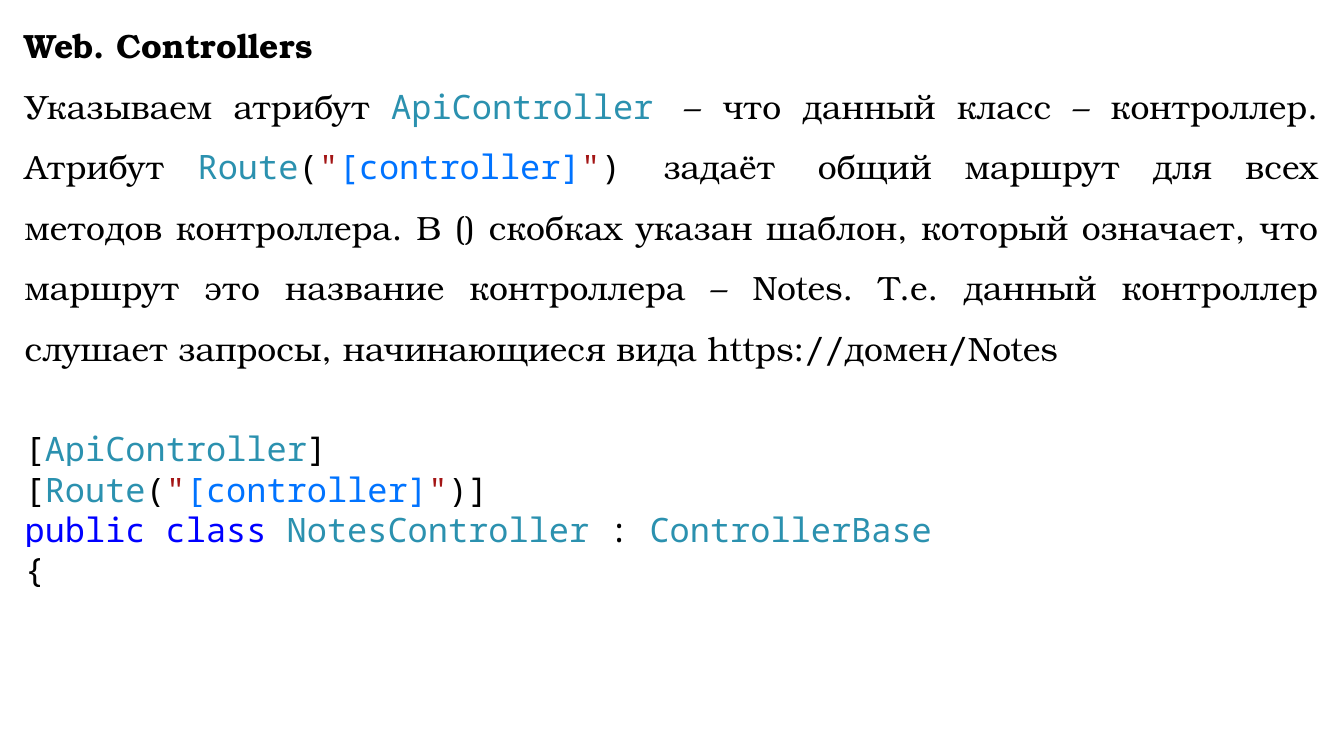
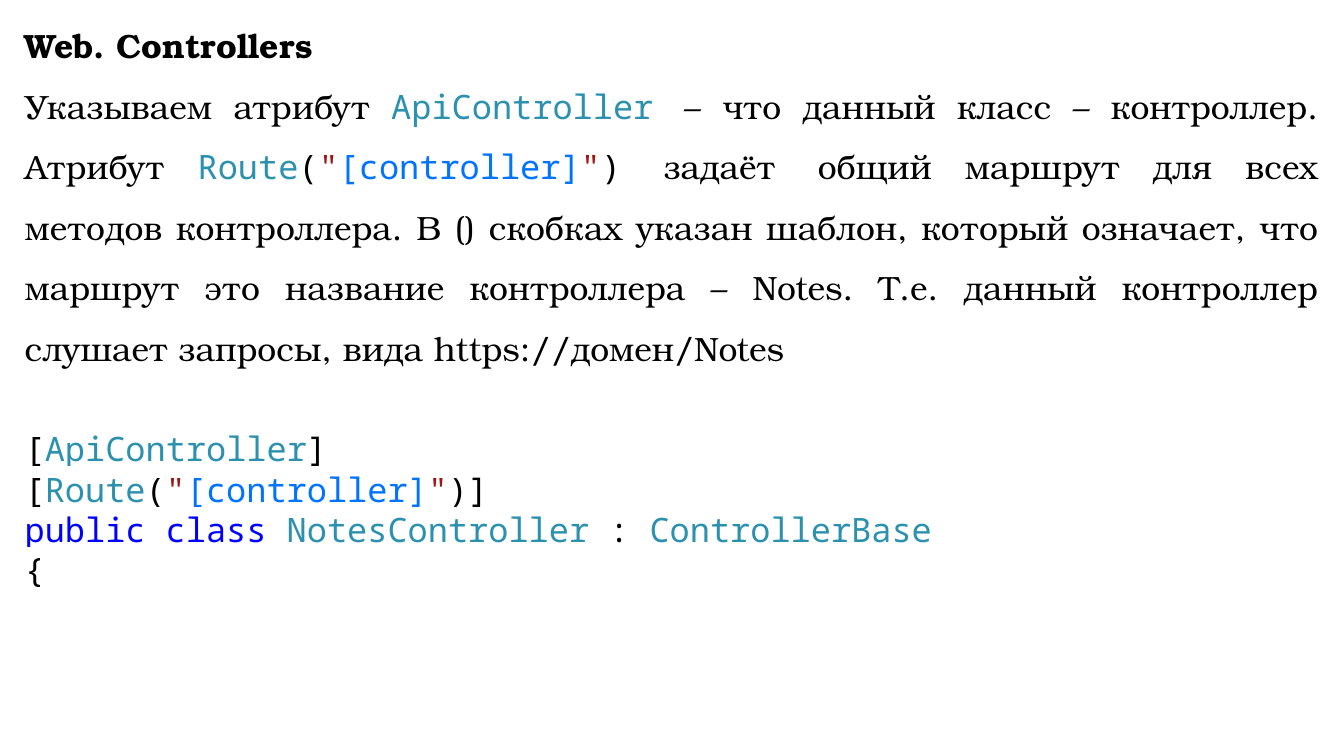
Before and after one commit to DaniilKlyukin/OOP-4, a slide deck: slide 42 of Лекции/ООП 1 лек 6.pptx. Drawn at 1344x756 pixels with LibreOffice and Linux fonts; fonts in the diff are those of the drawing. Boxes give left, top, right and bottom in pixels: in the first picture for what was removed or moved away, otherwise in the second. Text is boxed around its words. In the diff, an @@ line names an element or a change of style, - is before the commit and + after.

```diff
--- a/Лекции/ООП 1 лек 6.pptx
+++ b/Лекции/ООП 1 лек 6.pptx
@@ text at (x1=25, y1=93, x2=1318, y2=369): text changed @@
-Указываем атрибут ApiController – что данный класс – контроллер. Атрибут Route("[controller]") задаёт общий маршрут для всех методов контроллера. В () скобках указан шаблон, который означает, что маршрут это название контроллера – Notes. Т.е. данный контроллер слушает запросы, начинающиеся вида https://домен/Notes
+Указываем атрибут ApiController – что данный класс – контроллер. Атрибут Route("[controller]") задаёт общий маршрут для всех методов контроллера. В () скобках указан шаблон, который означает, что маршрут это название контроллера – Notes. Т.е. данный контроллер слушает запросы, вида https://домен/Notes
```
Also in this commit, not shown: 7 other slides changed, 8 other files.
